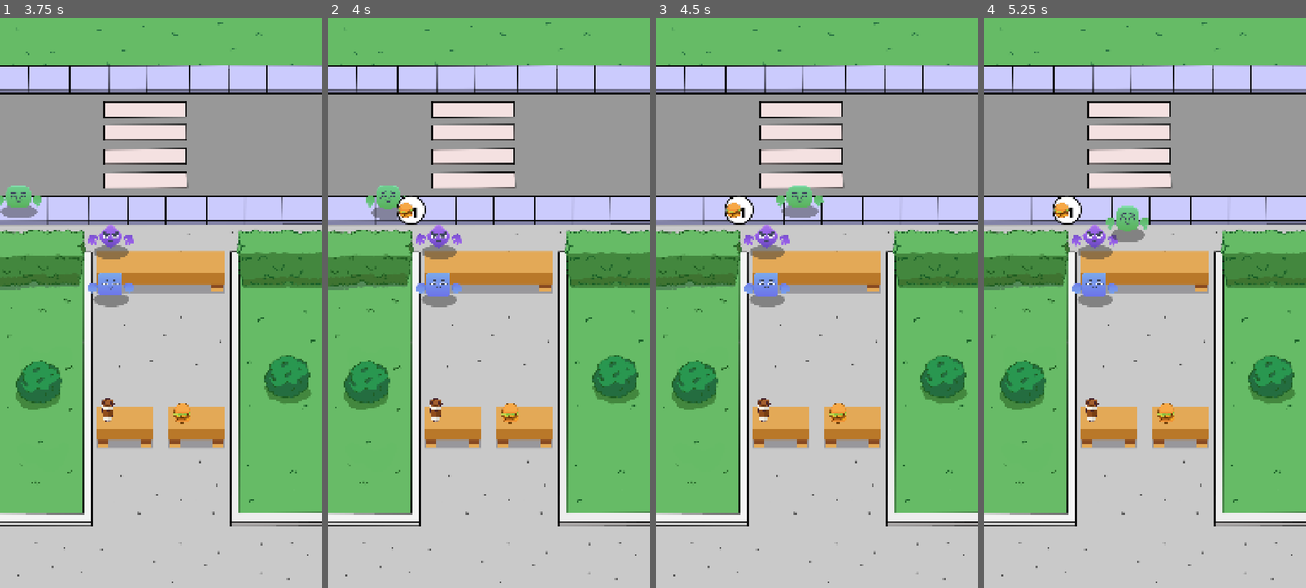
Above: before the commit, frames 1-4 (left to right).
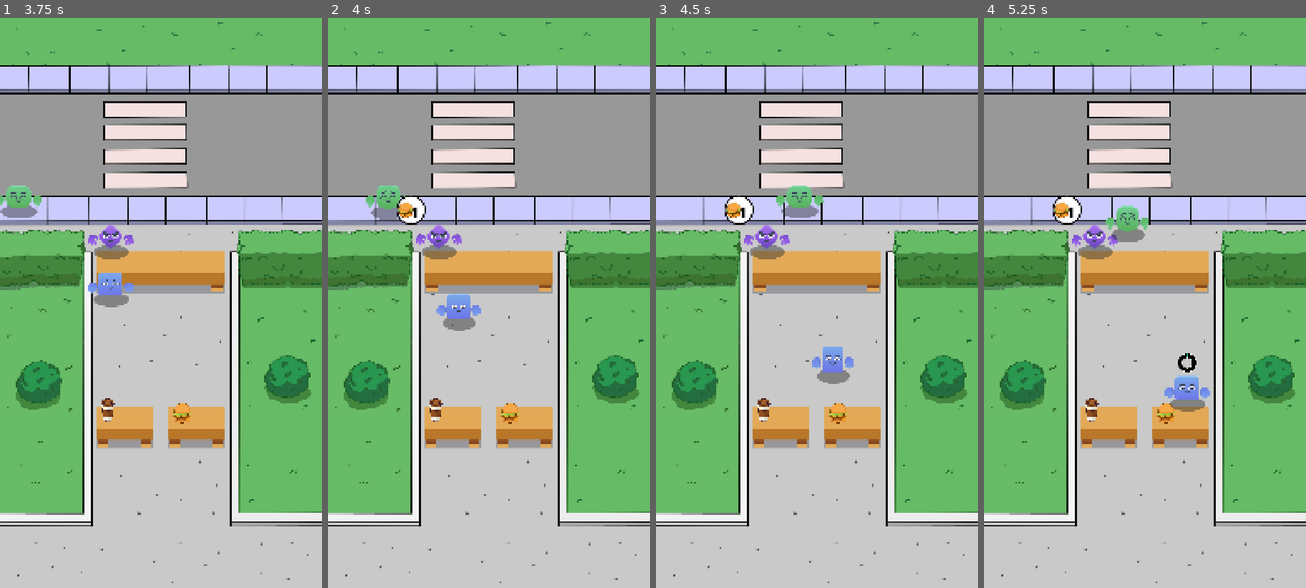
Above: after the commit, the same moments.

Repository: Thioalejo/IdleTycoon
Game: Godot game, scene res://scenes/game/game.tscn
Same seed, same stepped clock (60 frames per second), same inputs: the game is played once before the commit and once after it.
Inputs:
- Up to frame 1 (3.75 s): no input
- Up to frame 2 (4 s): no input
- Up to frame 3 (4.5 s): no input
- Up to frame 4 (5.25 s): no input

Frame 1 is identical in both runs. In frame 2, 1.1% of the frame differs, in the area x 27-48%, y 44-55%; in frame 3, 1.1%; in frame 4, 1.3%, in the area x 27-71%, y 44-70%.

Commit message:
Se implementa la preparación de pedidos junto con la barra de progreso para que se conecte con el tiempo que toma preprarlo, adicionalmente se envia en consola un print cuando complete la preparación

Diff:
--- a/autoloads/game_manager.gd
+++ b/autoloads/game_manager.gd
@@ -5,6 +5,18 @@
 @export var coffee: Item
 @export var burger: Item
 
+var coffe_counter_pos := Vector2(425,1250)
+var burger_counter_pos := Vector2(680,1250)
+
 func get_random_item()-> Item:
 	var items: Array = [coffee, burger]
 	return items.pick_random()
+
+
+func get_item_pos(item: Item) -> Vector2:
+	match item.type:
+		Item.ItemType.Coffe:
+			return coffe_counter_pos
+		Item.ItemType.Burger:
+			return burger_counter_pos
+	return Vector2.ZERO
--- a/scenes/cashier/cashier.gd
+++ b/scenes/cashier/cashier.gd
@@ -5,14 +5,21 @@
 @export var move_speed := 50.0
 
 @onready var animation_player: AnimationPlayer = $AnimationPlayer
+@onready var cook_bar: CookBar = $CookBar
 
 var current_customer: Customer
 var counter_pos:Vector2
 
+var item_counter_pos: Vector2
+var item_request: Item
+
 func set_customer(customer: Customer) -> void:
 	current_customer = customer
 	customer.being_served = true
+	item_request = customer.request_item
 	counter_pos = Vector2(customer.position.x, customer.position.y + 160)
+	item_counter_pos = GameManager.get_item_pos(item_request)
+
 
 func take_order() -> void:
 	move_to_customer()
@@ -27,9 +34,30 @@
 	tween.tween_property(self, "position", counter_pos, 1.0)
 	animation_player.play("move_animation")
 
+#PAra mover el cashier a la posicion del Item
 func move_to_item_position() -> void:
-	#TODO
-	#Create un Twenn
-	#Move
-	#Stark cook time
+	animation_player.play("move_animation")
+	var tween := create_tween()
+	tween.tween_property(self, "position", item_counter_pos,1.0)
+	tween.tween_interval(0.3)
+	tween.finished.connect(func(): start_cook_time())
+
+
+#Cuando empieza a cocinar se llama la animacion Idle
+#y se muestra la barra y pasamos el tiempo que demora en preparara
+func start_cook_time() -> void:
 	animation_player.play("idle_animation")
+	cook_bar.show()
+	cook_bar.cook_item(item_request.cook_time)
+
+
+func deliver_order() -> void:
+	print("Cook Completed")
+
+#noc conectamos por medio del metodo creado on_cook_complete, para
+#llamar el ocultar del cook_bar y resetear el valor
+func _on_cook_bar_on_cook_completed() -> void:
+	cook_bar.hide()
+	cook_bar.reset_bar()
+	#Para entregar el pedido al cliente
+	deliver_order()
--- a/scenes/cashier/cashier.tscn
+++ b/scenes/cashier/cashier.tscn
@@ -1,10 +1,11 @@
-[gd_scene load_steps=10 format=3 uid="uid://d1ca60jhni686"]
+[gd_scene load_steps=11 format=3 uid="uid://d1ca60jhni686"]
 
 [ext_resource type="Script" uid="uid://bkq328io150bn" path="res://scenes/cashier/cashier.gd" id="1_erpnb"]
 [ext_resource type="Texture2D" uid="uid://bc06hq6oh48v4" path="res://Assets/Sprites/shadow.png" id="2_2t7dy"]
 [ext_resource type="Texture2D" uid="uid://vukrm1i8u07n" path="res://Assets/Sprites/Characters/blue_body_square.png" id="3_6b6cf"]
 [ext_resource type="Texture2D" uid="uid://bvch4x2edlq76" path="res://Assets/Sprites/Characters/face_c.png" id="4_g06gb"]
 [ext_resource type="Texture2D" uid="uid://ctjsioplj2qsa" path="res://Assets/Sprites/Characters/blue_hand_closed.png" id="5_hrvro"]
+[ext_resource type="PackedScene" uid="uid://b01m88f1ylqyh" path="res://ui/cook_bar.tscn" id="6_2t7dy"]
 
 [sub_resource type="Animation" id="Animation_utgkf"]
 length = 0.001
@@ -167,3 +168,13 @@
 &"": SubResource("AnimationLibrary_g27nx")
 }
 autoplay = "idle_animation"
+
+[node name="CookBar" parent="." instance=ExtResource("6_2t7dy")]
+visible = false
+offset_left = -32.0
+offset_top = -118.0
+offset_right = -32.0
+offset_bottom = -118.0
+scale = Vector2(0.5, 0.5)
+
+[connection signal="on_cook_completed" from="CookBar" to="." method="_on_cook_bar_on_cook_completed"]
--- a/scenes/customer/customer.tscn
+++ b/scenes/customer/customer.tscn
@@ -67,3 +67,6 @@
 offset_bottom = 81.0
 text = "3"
 label_settings = SubResource("LabelSettings_lu5oa")
+
+[node name="CookBar" parent="." index="3"]
+visible = false
--- /dev/null
+++ b/ui/cook_bar.gd
@@ -0,0 +1,14 @@
+extends Control
+
+class_name CookBar
+signal on_cook_completed
+
+@onready var texture_progress_bar: TextureProgressBar = $TextureProgressBar
+
+func cook_item(time: float) -> void:
+	var tween:= create_tween()
+	tween.tween_property(texture_progress_bar, "value", 1.0, time)
+	tween.finished.connect(func(): on_cook_completed.emit())
+
+func reset_bar() -> void:
+	texture_progress_bar.value = 0
--- /dev/null
+++ b/ui/cook_bar.tscn
@@ -0,0 +1,27 @@
+[gd_scene load_steps=4 format=3 uid="uid://b01m88f1ylqyh"]
+
+[ext_resource type="Texture2D" uid="uid://bx5dfmec3v13x" path="res://Assets/Sprites/UI/pb_circle.png" id="1_aeu7l"]
+[ext_resource type="Script" uid="uid://cuhv8vegscijo" path="res://ui/cook_bar.gd" id="1_k1x1x"]
+[ext_resource type="Texture2D" uid="uid://b370w630h3vfg" path="res://Assets/Sprites/UI/pg_outline.png" id="2_k1x1x"]
+
+[node name="CookBar" type="Control"]
+layout_mode = 3
+anchors_preset = 15
+anchor_right = 1.0
+anchor_bottom = 1.0
+grow_horizontal = 2
+grow_vertical = 2
+script = ExtResource("1_k1x1x")
+
+[node name="TextureProgressBar" type="TextureProgressBar" parent="."]
+layout_mode = 0
+offset_right = 40.0
+offset_bottom = 40.0
+max_value = 1.0
+step = 0.01
+fill_mode = 4
+texture_under = ExtResource("1_aeu7l")
+texture_over = ExtResource("2_k1x1x")
+texture_progress = ExtResource("1_aeu7l")
+tint_under = Color(0, 0, 0, 1)
+tint_progress = Color(0, 0.639216, 0.435294, 1)
Not shown, added: ui/cook_bar.gd.uid
